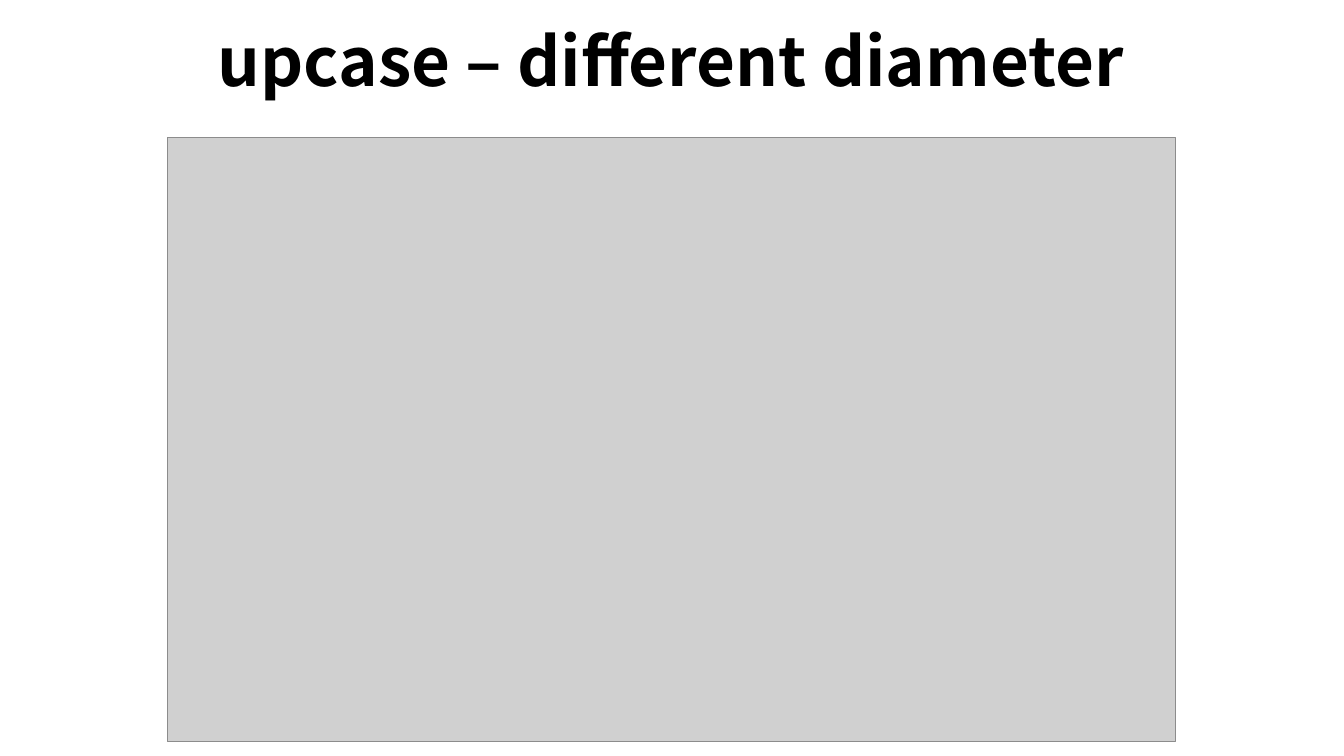
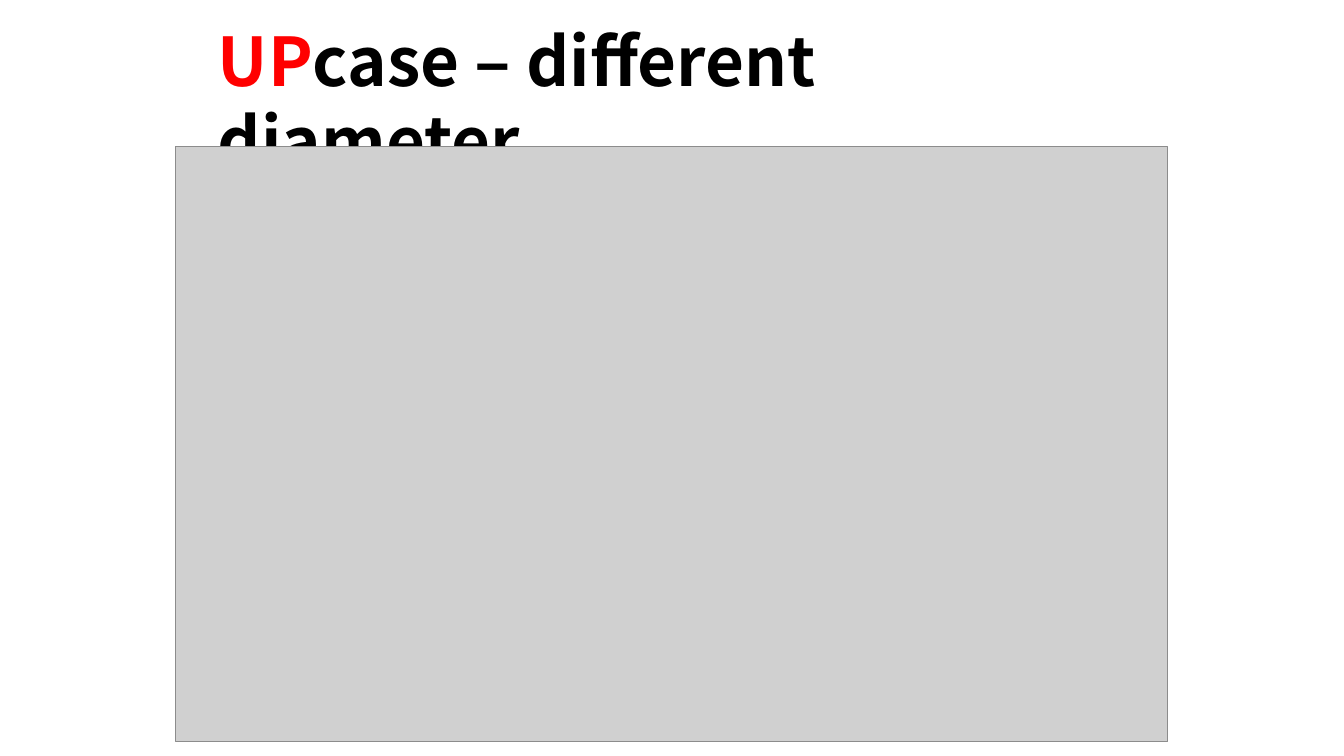
Before and after one commit to ominseo5/robotory_SoftFinger, a slide deck: slide 15 of LabLog.pptx. Drawn at 1344x756 pixels with LibreOffice and Linux fonts; fonts in the diff are those of the drawing; grey boxes stand for pictures. Boxes give left, top, right and bottom in pixels: in the first picture for what was removed or moved away, otherwise in the second. Text is boxed around its words. In the diff, an @@ line names an element or a change of style, - is before the commit and + after.

Commit message:
0809 var-diameter exp completed

```diff
--- a/LabLog.pptx
+++ b/LabLog.pptx
@@ text at [218, 31, 816, 147]: text changed @@
-upcase – different diameter
+UPcase – different diameter
@@ picture: place and size @@
-picture at [167, 137, 1176, 742]
+picture at [176, 146, 1169, 742]
```
Also in this commit, not shown: 14 other slides changed, 7 other files.
